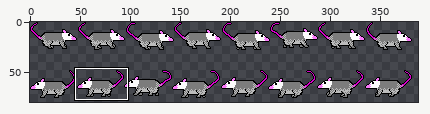
Pixel-art file: static/possum_sprite_sheet.aseprite. Above: a wide view before the commit, with the close-up outlined.
Close-up. As it was:
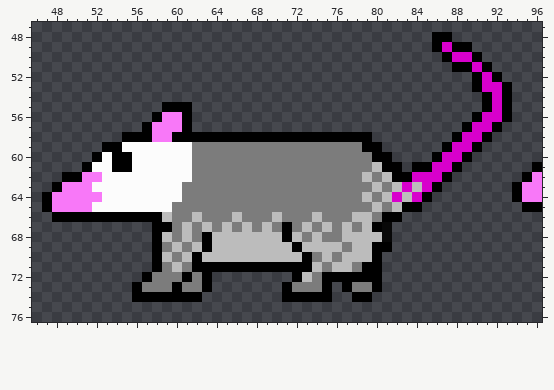
1000x1000 pixels, 1 frame. Shown: x 46..96, y 47..76. The wide view leaves out empty margins. The commit also changed other parts of the picture, which this record leaves out.
And afterwards:
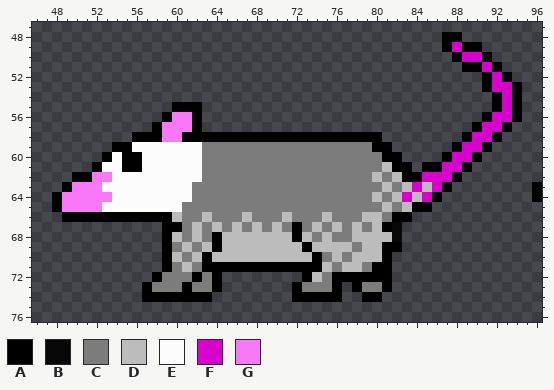
Palette (. is transparent): A #000000  B #080808  C #7c7c7c  D #bcbcbc  E #fcfcfc  F #d800cc  G #f878f8
Edits made:
@@ x 46..96 @@
 47 ...................................................
-48 ........................................AA.........
-49 ........................................AFAA.......
-50 .........................................AFFA......
-51 ..........................................AAFA.....
-52 ............................................AFA....
-53 ............................................AFFA...
-54 .............................................AFA...
-55 .............AAA.............................AFA...
-56 ............AGGA............................AFFA...
-57 ...........AGGGA...........................AFFA....
-58 .........AAAGGAAAAAAAAAAAAAAAAAAAA........AFFA.....
-59 .......AAEEEEEEECCCCCCCCCCCCCCCCCAA......AFFA......
-60 ......AEAAEEEEEECCCCCCCCCCCCCCCCCCAA....AFFA.......
-61 .....AEEAAEEEEEECCCCCCCCCCCCCCCCCCDAA.AAFFA.......A
-62 ...AAGGEEEEEEEEECCCCCCCCCCCCCCCCCDCDAAFFFA.......AG
-63 ..AGGGEEEEEEEEECCCCCCCCCCCCCCCCCCCDCDFDFA.......AGG
-64 .AGGGGGEEEEEEEECCCCCCCCCCCCCCCCCCDCDFDFA........AGG
-65 .AGGGGEEEEEEEECCCCCCCCCCCCCCCCCCCCDCDAA..........AA
-66 ..AAAAAAAAAAADCCDCCCDCCCDCCCDCCCDDCAA..............
-67 ............AACDCDCDCDCDCACDCDCDCDAB...............
-68 ............ADCDCADDDDDDDADCDCCDDDDB...............
-69 ............ACDCDADDDDDDDDADDDDCDDAA...............
-70 ............ADCDADDDDDDDDDDACDCDDDA................
-71 ............ACDCAAAAAAAAAAAADCDDCAA................
-72 ...........ACCCACA........ADCAAAAAA................
-73 ..........ACCCACCA.......ACCCA.ACCA................
-74 ..........AAAAAAA........AAAAA..AA.................
+48 .........................................AA........
+49 .........................................AFAA......
+50 ..........................................AFFA.....
+51 ...........................................AAFA....
+52 .............................................AFA...
+53 .............................................AFFA..
+54 ..............................................AFA..
+55 ..............AAA.............................AFA..
+56 .............AGGA............................AFFA..
+57 ............AGGGA...........................AFFA...
+58 ..........AAAGGAAAAAAAAAAAAAAAAAAAA........AFFA....
+59 ........AAEEEEEEECCCCCCCCCCCCCCCCCAA......AFFA.....
+60 .......AEAAEEEEEECCCCCCCCCCCCCCCCCCAA....AFFA......
+61 ......AEEAAEEEEEECCCCCCCCCCCCCCCCCCDAA.AAFFA.......
+62 ....AAGGEEEEEEEEECCCCCCCCCCCCCCCCCDCDAAFFFA........
+63 ...AGGGEEEEEEEEECCCCCCCCCCCCCCCCCCCDCDFDFA........A
+64 ..AGGGGGEEEEEEEECCCCCCCCCCCCCCCCCCDCDFDFA.........A
+65 ..AGGGGEEEEEEEECCCCCCCCCCCCCCCCCCCCDCDAA...........
+66 ...AAAAAAAAAAADCCDCCCDCCCDCCCDCCCDDCAA.............
+67 .............AACDCDCDCDCDCACDCDCDCDAB..............
+68 .............ADCDCADDDDDDDADCDCCDDDDB..............
+69 .............ACDCDADDDDDDDDADDDDCDDAA..............
+70 .............ADCDADDDDDDDDDDACDCDDDA...............
+71 .............ACDCAAAAAAAAAAAADCDDCAA...............
+72 ............ACCCACA........ADCAAAAAA...............
+73 ...........ACCCACCA.......ACCCA.ACCA...............
+74 ...........AAAAAAA........AAAAA..AA................
 75 ...................................................
